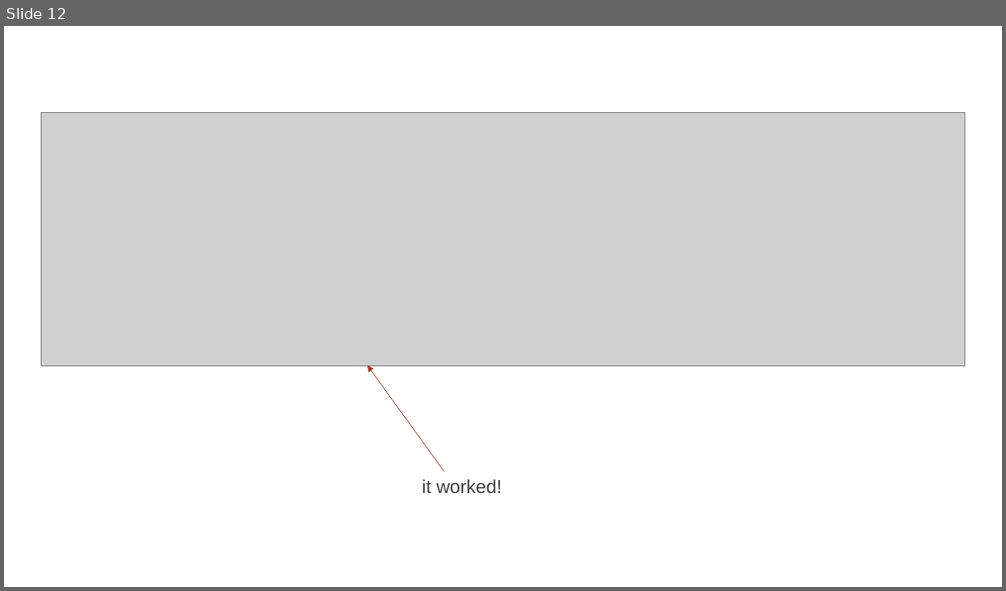
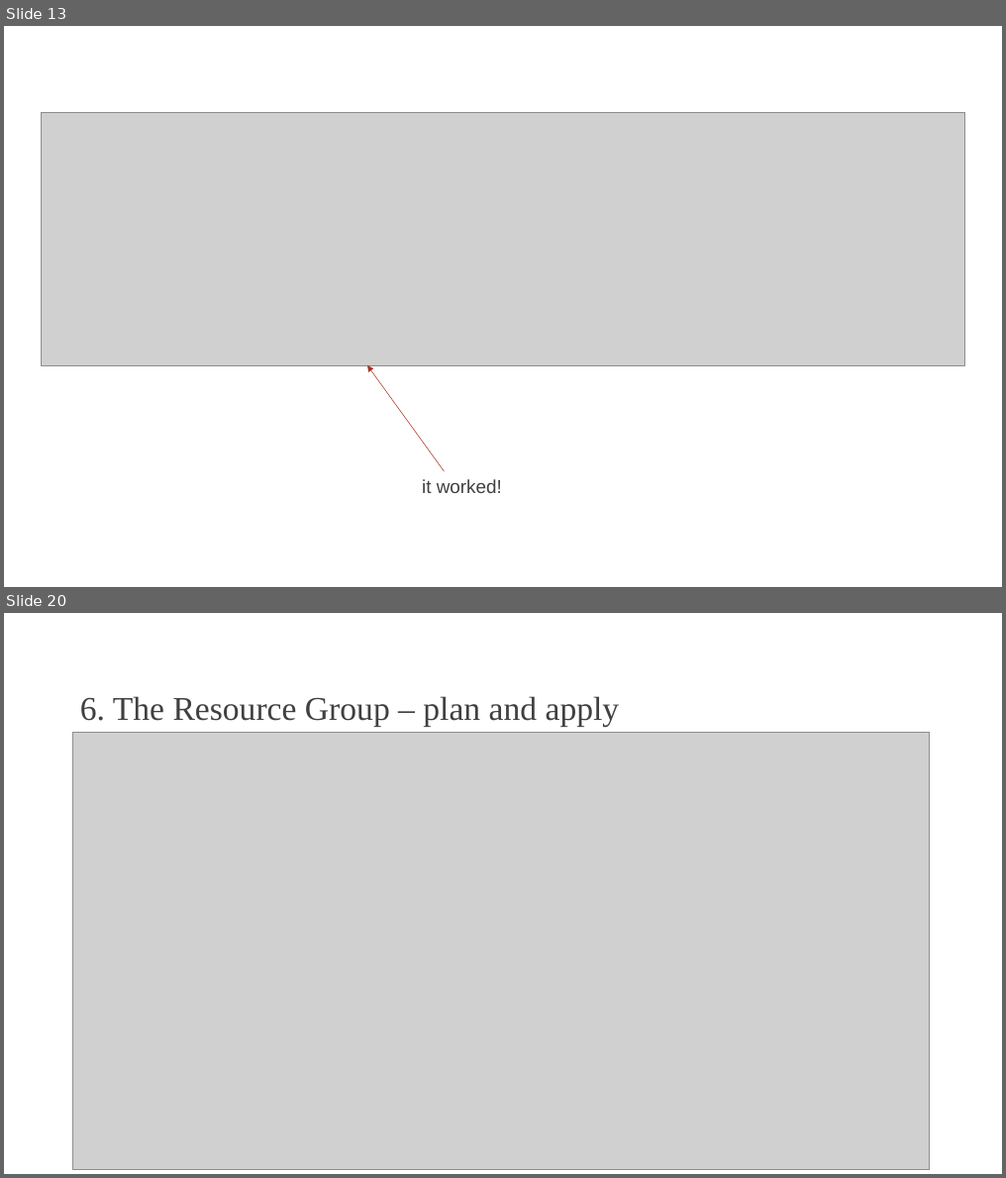
Before and after one commit to johnverbiest/Terraform101-KnowledgeShare, a slide deck: Terraform 101.pptx. Shown one above the other, each under a label of ours: slide 12 before the commit, slides 13 and 20 after it; the slides between them are not shown. The pictures are 1006x591 and 1006x1178 pixels, drawn with LibreOffice and Linux fonts; fonts in the diff are those of the drawing; grey boxes stand for pictures; background and template pictures are left out. Boxes give left, top, right and bottom in pixels: in the first picture for what was removed or moved away, otherwise in the second. Text is boxed around its words. In the diff, an @@ line names an element or a change of style, - is before the commit and + after.

Commit message:
Added a resource group

```diff
--- a/Terraform 101.pptx
+++ b/Terraform 101.pptx
@@ slide 20 added at (4,613,1002,1174), background picture (left out) @@
@@ title added at (80,696,620,727), 32 pt, text #404040 @@
+6. The Resource Group – plan and apply
@@ picture added at (73,732,930,1170) @@
@@ what was slide 12 is now slide 13 @@
```
Also in this commit, not shown: 2 slides changed, 5 other slides added, 1 other file.
